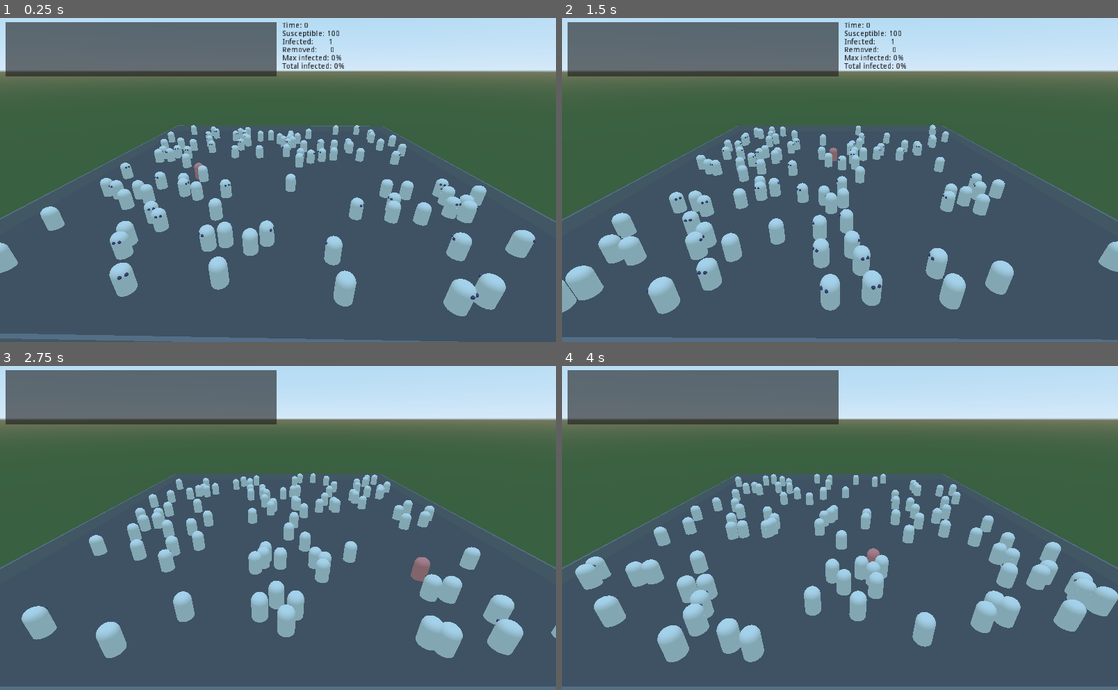
Above: before the commit, frames 1-4 (two rows, left to right).
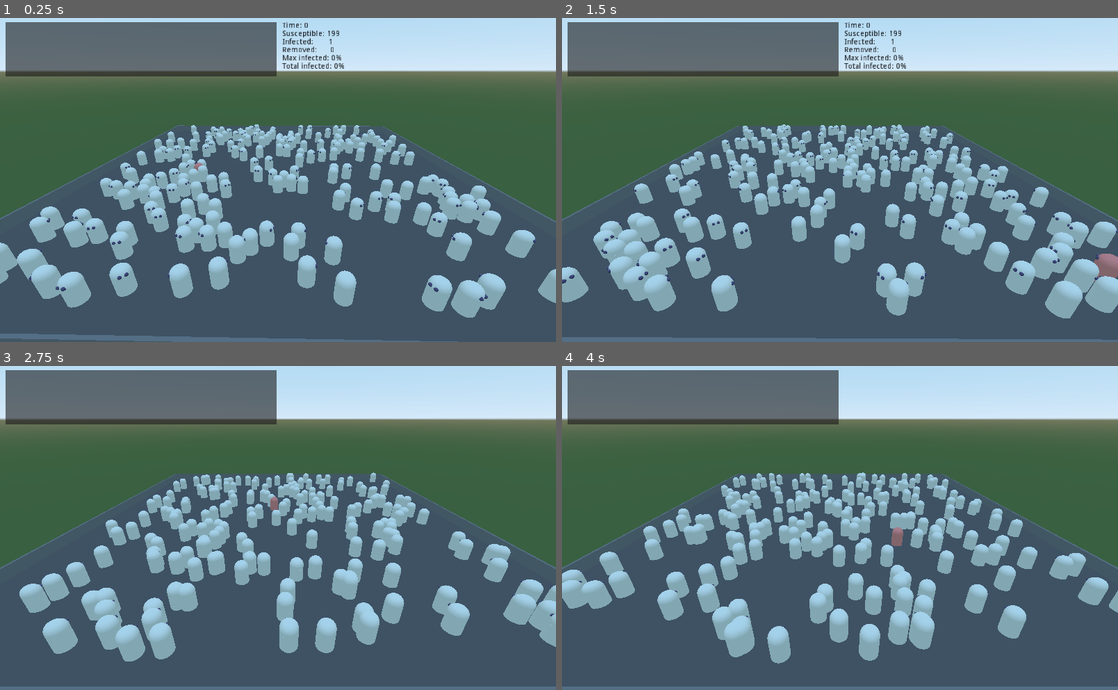
Above: after the commit, the same moments.

Repository: JontePonte/Hattifnatter
Game: Godot game, scene res://Main.tscn
The game is run twice, just before and just after one commit, with the same random seed, the same clock (stepped at 60 frames per second) and the same inputs.
Inputs:
- Up to frame 1 (0.25 s): no input
- Up to frame 2 (1.5 s): tap Enter at 0.5, 1.35 s; hold Enter 0.53-1.28 s
- Up to frame 3 (2.75 s): hold Enter from 2.03 s (still down)
- Up to frame 4 (4 s): release Enter at 2.78 s; tap Enter at 2.85 s; hold Enter from 3.53 s (still down)

The runs differ from the first frame. In frame 1, 9.0% of the frame differs, in the area x 0-100%, y 4-93%; in frame 2, 23%; in frame 3, 20%; in frame 4, 21%.

Commit message:
Changed start values

Diff:
--- a/GlobalVars.gd
+++ b/GlobalVars.gd
@@ -1,7 +1,7 @@
 extends Node
 
 # Total number of hattifnatts and how many of the start as infected
-var hatt_total = 101
+var hatt_total = 200
 var hatt_inf_start = 1
 
 # Variables for hattifnatt movement
